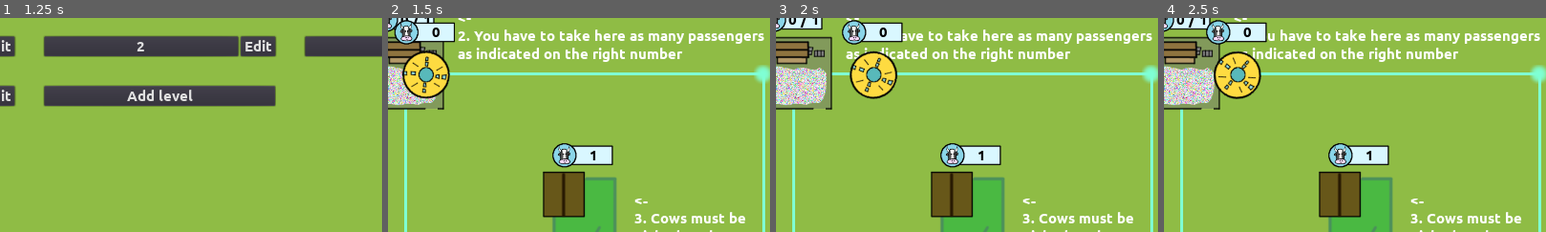
Above: before the commit, frames 1-4 (left to right).
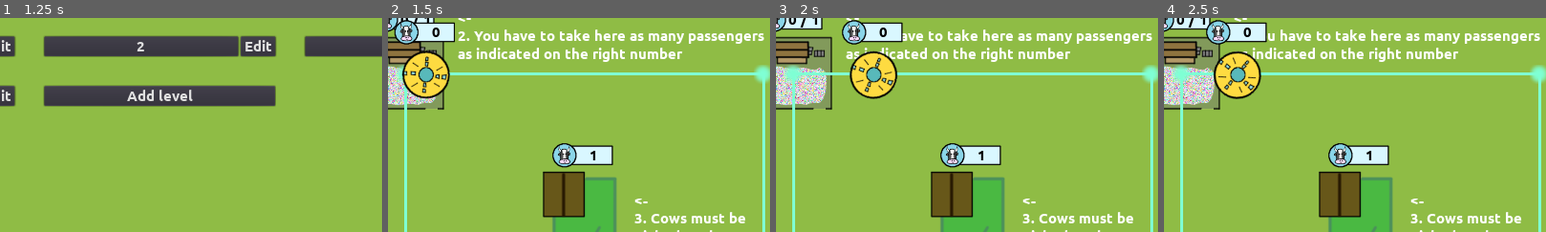
Above: after the commit, the same moments.

Repository: moisesjbc/ufo-taxi
Game: Godot game, scene res://menus/main_menu/main_menu.tscn
Two runs of this game, one before a commit and one after it. Both use one fixed random seed, a clock stepped at 60 frames per second and the inputs below.
Inputs:
- Up to frame 1 (1.25 s): click "Play" at 0.5 s
- Up to frame 2 (1.5 s): click "1" at 1.25 s
- Up to frame 3 (2 s): no input
- Up to frame 4 (2.5 s): click "Restart level" at 2 s
The pictures show only the part of the screen within x 29-79%, y 7-57%; the shares and areas given below are measured in that part.

Frame 1 is identical in both runs. In frame 2, 0.2% of the frame differs, in the area x 2-5%, y 21-43%; in frame 3, 0.5%, in the area x 2-15%, y 21-43%; in frame 4, 0.5%.

Commit message:
Path is now rendered over map places

Diff:
--- a/godot-project/gameplay/main/main.tscn
+++ b/godot-project/gameplay/main/main.tscn
@@ -18,13 +18,6 @@
 [node name="main" type="Node2D"]
 script = ExtResource( 1 )
 
-[node name="railtrack" parent="." instance=ExtResource( 5 )]
-position = Vector2( 0.943848, 0 )
-
-[node name="player" parent="railtrack" instance=ExtResource( 4 )]
-position = Vector2( -323.269, -1.12244 )
-z_index = 1
-
 [node name="destination_area" parent="." instance=ExtResource( 6 )]
 position = Vector2( 383.882, -112.246 )
 
@@ -35,6 +28,13 @@
 [node name="area_51_areas" type="Node2D" parent="."]
 
 [node name="texts" type="Node2D" parent="."]
+
+[node name="railtrack" parent="." instance=ExtResource( 5 )]
+position = Vector2( 0.943848, 0 )
+
+[node name="player" parent="railtrack" instance=ExtResource( 4 )]
+position = Vector2( -323.269, -1.12244 )
+z_index = 1
 
 [node name="gui" type="Node" parent="."]
 
Not shown: 1 places in godot-project/gameplay/main/main.tscn that only renumber resources
